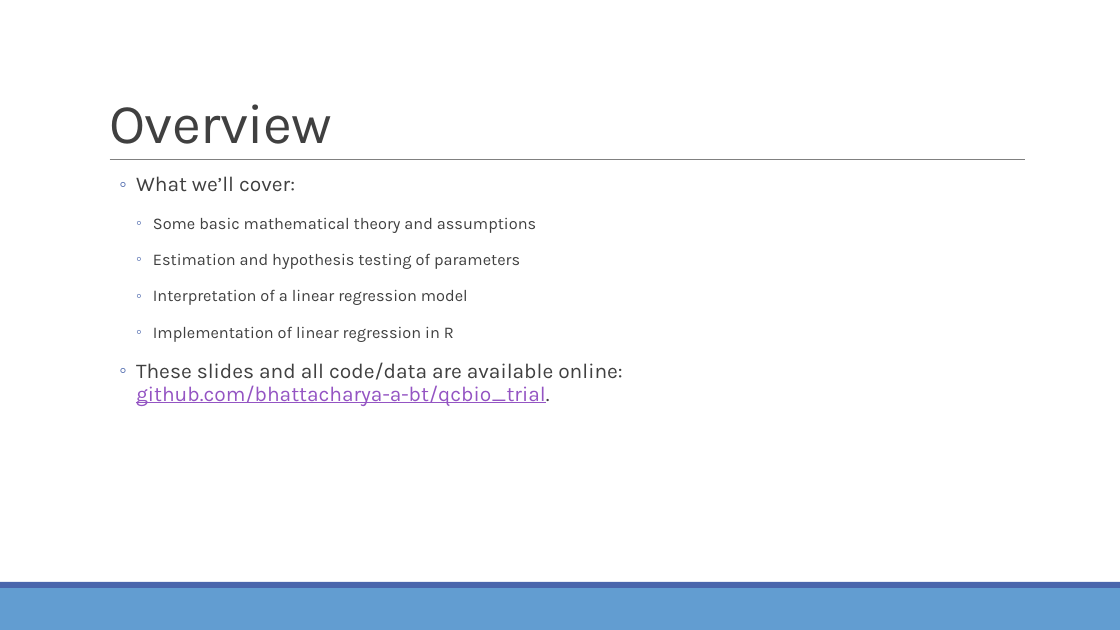
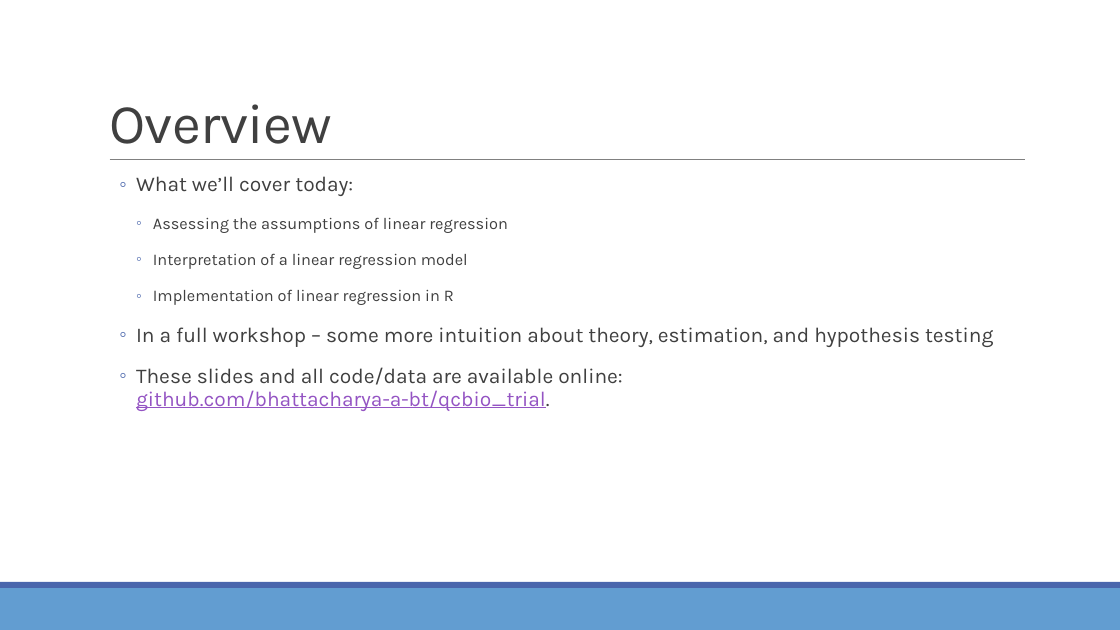
Before and after one commit to bhattacharya-a-bt/qcbio_trial, a slide deck: slide 2 of Slides/AB_OLS_QCBTrialWorkshop_Final.pptx. Drawn at 1120x630 pixels with LibreOffice and Linux fonts; fonts in the diff are those of the drawing. Boxes give left, top, right and bottom in pixels: in the first picture for what was removed or moved away, otherwise in the second. Text is boxed around its words. In the diff, an @@ line names an element or a change of style, - is before the commit and + after.

Commit message:
pptx

```diff
--- a/Slides/AB_OLS_QCBTrialWorkshop_Final.pptx
+++ b/Slides/AB_OLS_QCBTrialWorkshop_Final.pptx
@@ text at [136, 176, 508, 233]: text changed @@
-  ◦ What we’ll cover:
-    ◦ Some basic mathematical theory and assumptions
-    ◦ Estimation and hypothesis testing of parameters
+  ◦ What we’ll cover today:
+    ◦ Assessing the assumptions of linear regression
@@ text at [136, 327, 993, 347]: paragraph added @@
+  ◦ In a full workshop – some more intuition about theory, estimation, and hypothesis testing
```
Also in this commit, not shown: 5 other slides changed, 2 other files.
